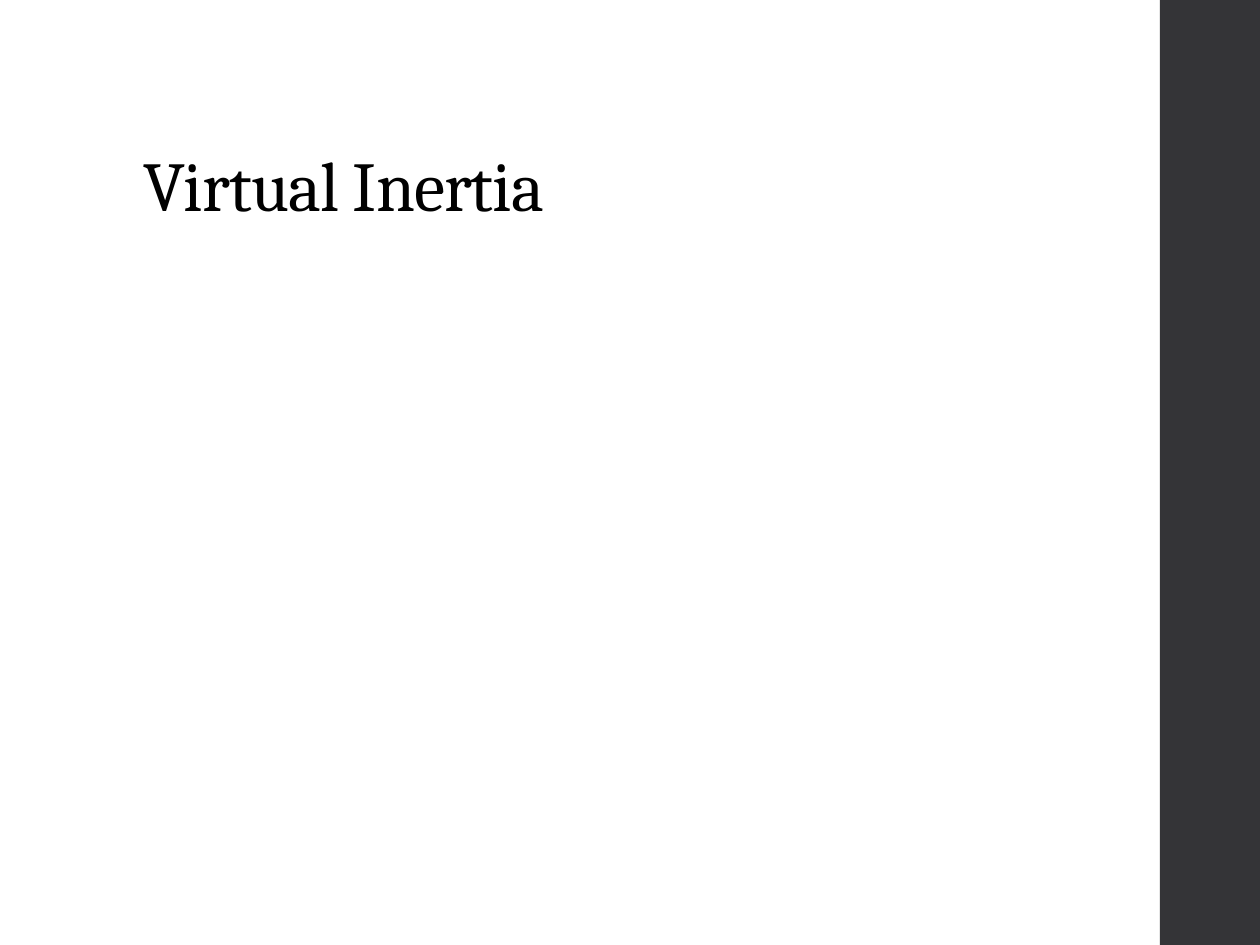
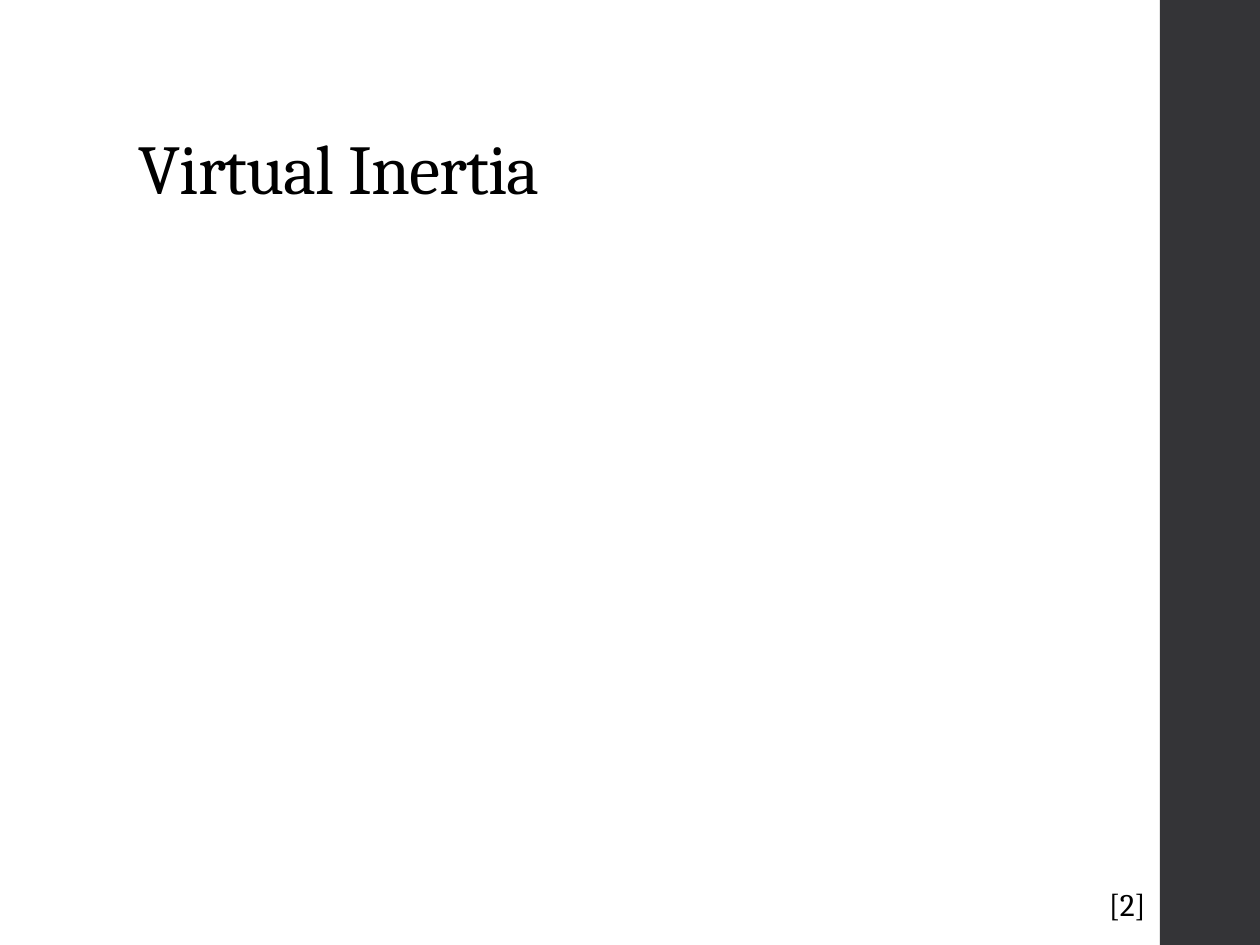
Before and after one commit to mswan96/SUPERB, a slide deck: slide 12 of Literature Review.pptx (slide 15 before the commit). Drawn at 1260x945 pixels with LibreOffice and Linux fonts; fonts in the diff are those of the drawing; grey boxes stand for pictures. Boxes give left, top, right and bottom in pixels: in the first picture for what was removed or moved away, otherwise in the second. Text is boxed around its words. In the diff, an @@ line names an element or a change of style, - is before the commit and + after.

```diff
--- a/Literature Review.pptx
+++ b/Literature Review.pptx
@@ title "Virtual Inertia": place and size @@
-title "Virtual Inertia" at [143,162,544,212]
+title "Virtual Inertia" at [139,145,540,195]
@@ text added at [1109,893,1146,921], 18 pt, text #000000 @@
+[2]
```
Also in this commit, not shown: 12 other slides changed, 6 slides removed, 1 other file.
